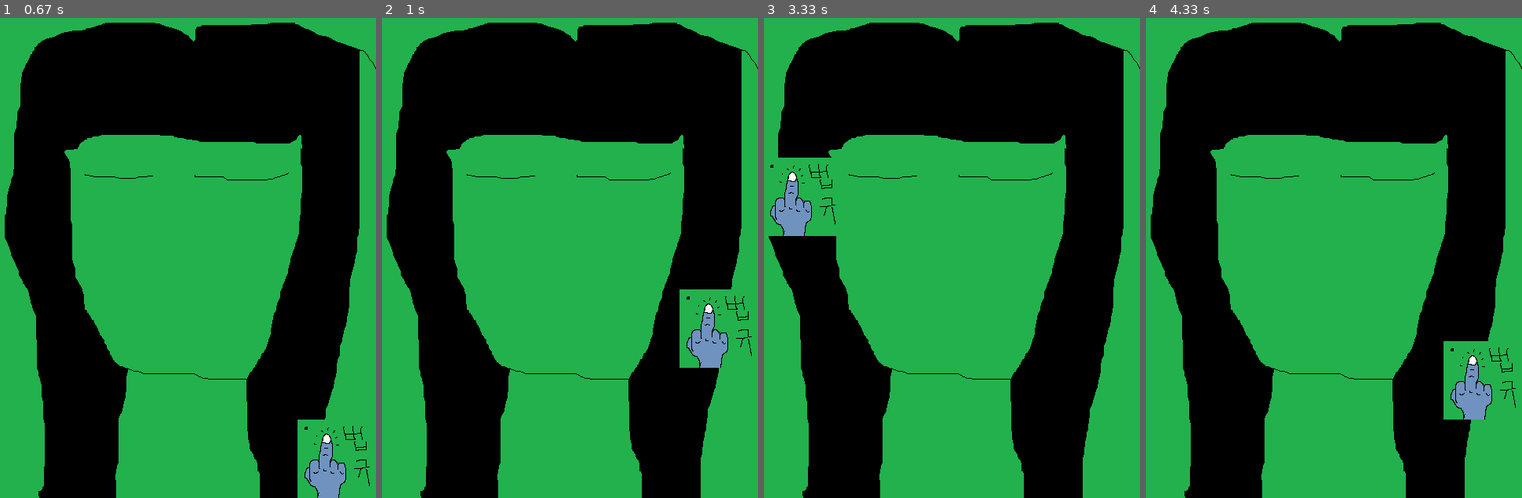
Above: before the commit, frames 1-4 (left to right).
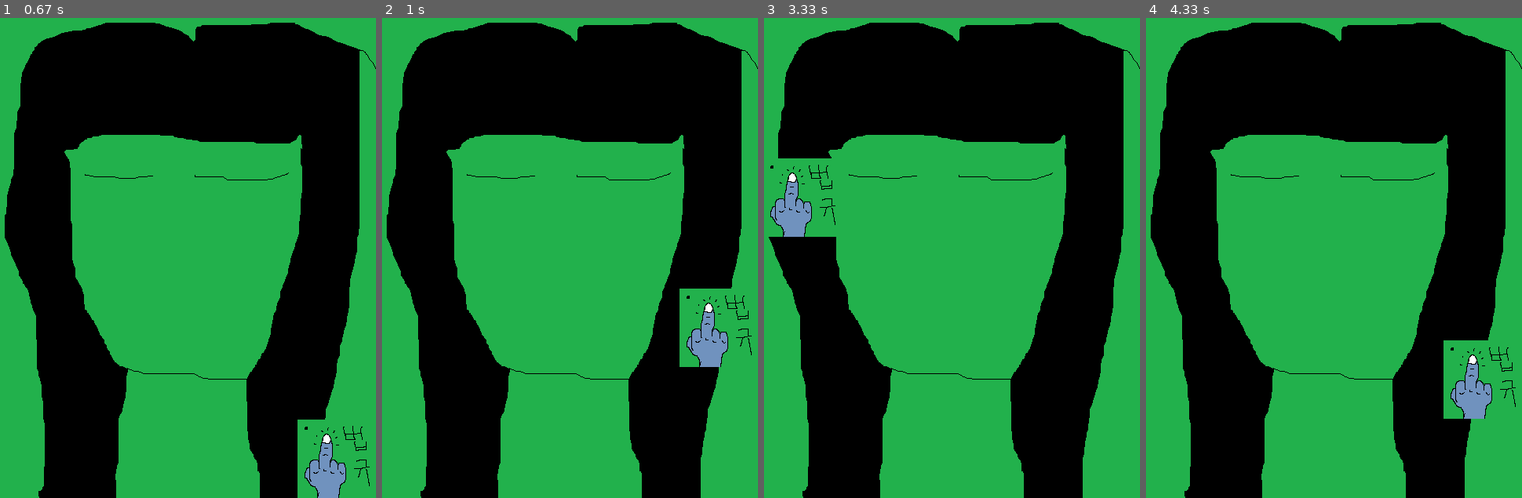
Above: after the commit, the same moments.

Repository: librabit/codeplay
Game: pygame game, started from pygame_original/05_frameRate.py
Two runs of this game, one before a commit and one after it. Both use one fixed random seed, a clock stepped at 60 frames per second and the inputs below.
Inputs:
- Up to frame 1 (0.67 s): hold Right from 0.33 s (still down)
- Up to frame 2 (1 s): release Right at 0.8 s; hold Up from 0.83 s (still down)
- Up to frame 3 (3.33 s): release Up at 1.13 s; hold Left 1.67-2.2 s; hold Down 2.23-2.53 s; hold Up from 3 s (still down)
- Up to frame 4 (4.33 s): release Up at 3.37 s; hold Right 3.4-4.03 s; hold Down from 4.07 s (still down)

Frame 1 is identical in both runs. In frame 2, 0.2% of the frame differs, in the area x 79-99%, y 56-73%; in frame 3, 0.2%, in the area x 1-20%, y 29-46%; in frame 4, 0.2%.

Commit message:
4/23 FPS와 스프라이트 충돌이벤트 (민재, 현수, 윤수 완벽이해? 아닌듯~)

Diff:
--- a/pygame_original/05_frameRate.py
+++ b/pygame_original/05_frameRate.py
@@ -14,6 +14,8 @@
 #FPS
 clock = pygame.time.Clock()
 
+#이동속도 고정해주기
+character_speed = 1
 
 #이미지 불러오기 (배경)
 bg = pygame.image.load("pygame_original/source/bg.png") #상대경로로 불러와야 다른 컴에서도 적용
@@ -31,15 +33,11 @@
 to_x = 0
 to_y = 0
 
-#이동속도 고정해주기
-character_speed = 1
-
 #이벤트 루프 - 종료까지 대기
 running = True #실행중인지 확인
 while running:
-    dt = clock.tick(120) #게임화면이 초당 리프레시되는 횟수
+    dt = clock.tick(60) #게임화면이 초당 리프레시되는 횟수
     # print("fps : " + str(clock.get_fps())) #화면상의 프레임레이트를 터미널 출력
-
     for event in pygame.event.get(): #키마 이벤트를 지속적으로 체크
         if event.type == pygame.QUIT: #창닫는 이벤트
             running = False
